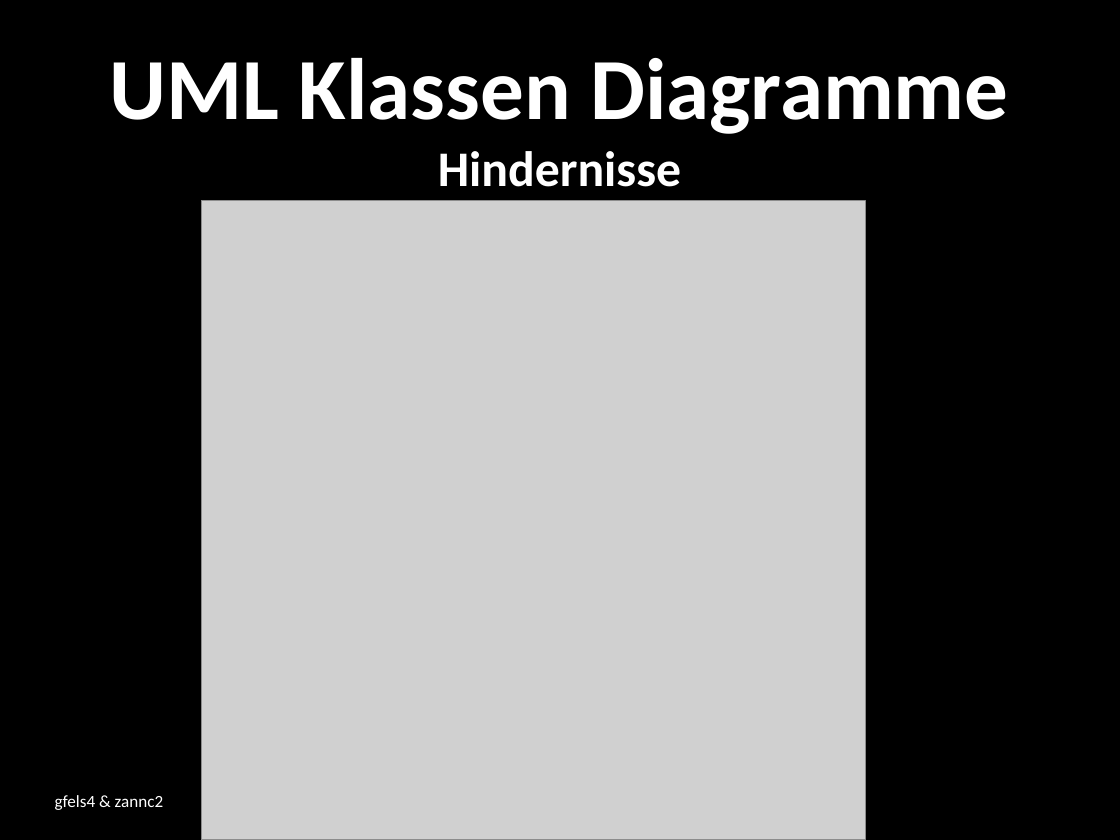
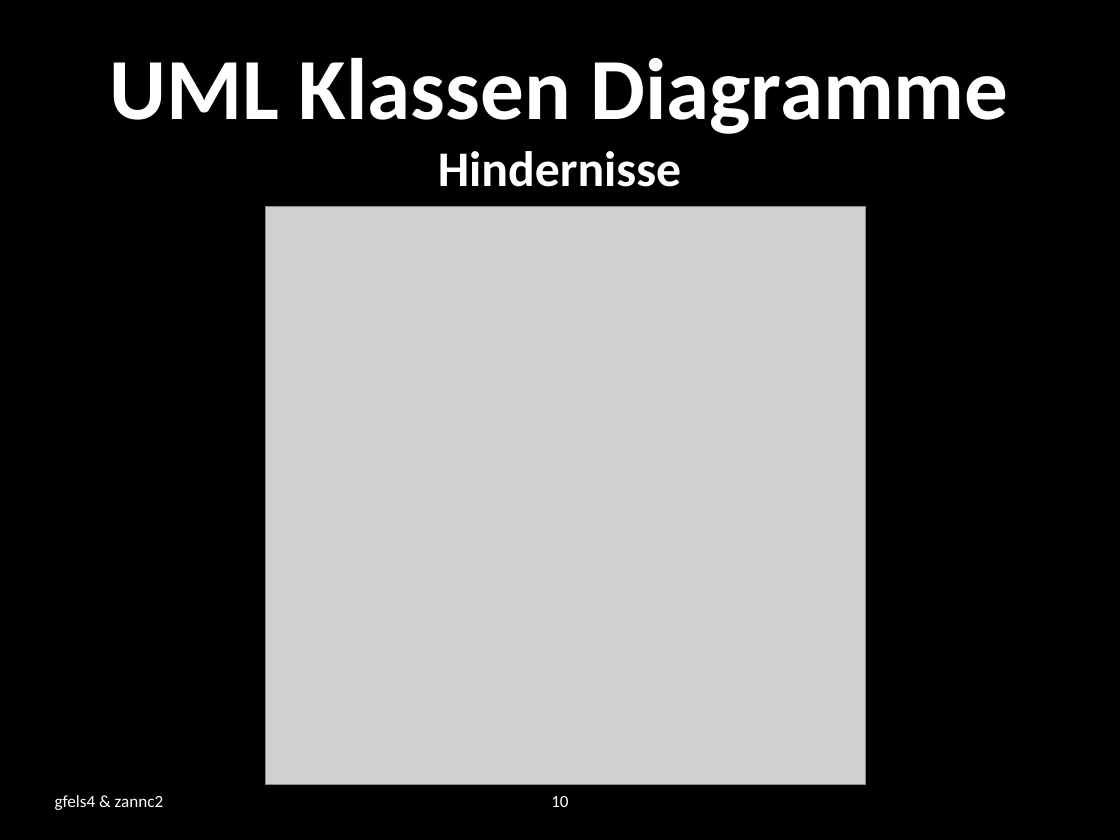
Before and after one commit to zannc2/SearchRobot, a slide deck: slide 10 of SearchRobot/doc/presentation.pptx. Drawn at 1120x840 pixels with LibreOffice and Linux fonts; fonts in the diff are those of the drawing; grey boxes stand for pictures; background and template pictures are left out. Boxes give left, top, right and bottom in pixels: in the first picture for what was removed or moved away, otherwise in the second. Text is boxed around its words. In the diff, an @@ line names an element or a change of style, - is before the commit and + after.

```diff
--- a/SearchRobot/doc/presentation.pptx
+++ b/SearchRobot/doc/presentation.pptx
@@ picture: place and size @@
-picture at box(202, 200, 866, 840)
+picture at box(265, 207, 866, 785)
@@ page number added at box(551, 796, 568, 807), 11 pt, text #FFFFFF @@
+10
```
Also in this commit, not shown: 2 other slides changed, 4 slides added, 1 slide removed.
